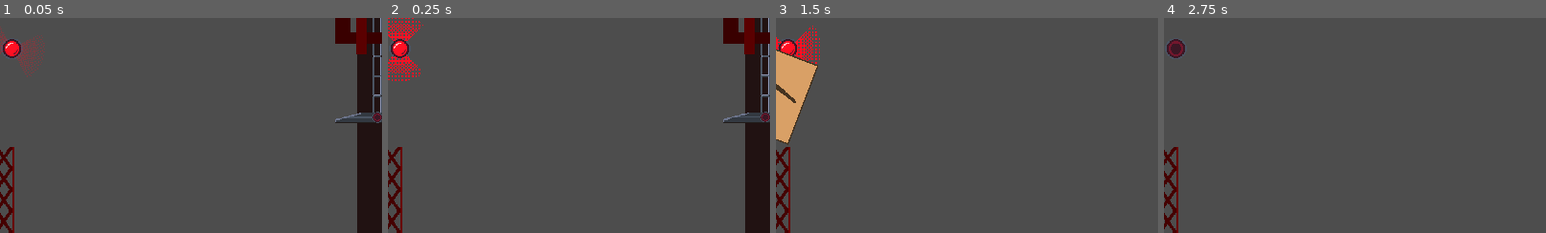
Above: before the commit, frames 1-4 (left to right).
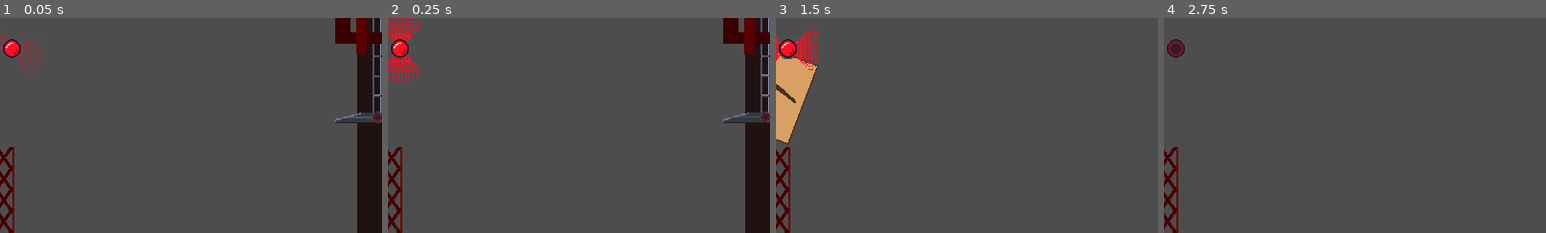
Above: after the commit, the same moments.

Repository: nanodeath/tippy-towers
Game: Godot game, scene res://game.tscn
The game is run twice, just before and just after one commit, with the same random seed, the same clock (stepped at 60 frames per second) and the same inputs. The engine's default icon, where the game draws it, is replaced by a stand-in: a white triangle on a blue panel in a dark square.
Inputs:
- Up to frame 1 (0.05 s): no input
- Up to frame 2 (0.25 s): no input
- Up to frame 3 (1.5 s): hold D (move_right) 0.53-1.28 s; tap Space (toggle_magnet) at 0.6, 1.35 s; hold S (move_down) from 1.28 s (still down)
- Up to frame 4 (2.75 s): release S (move_down) at 2.03 s; hold D (move_right) from 2.03 s (still down); tap Space (toggle_magnet) at 2.1 s
The pictures show only the part of the screen within x 0-50%, y 6-56%; the shares and areas given below are measured in that part.

The runs differ from the first frame. In frame 1, less than 0.1% of the frame differs, in the area x 4-5%, y 14-16%; in frame 2, less than 0.1%; in frame 3, 0.2%, in the area x 0-11%, y 14-25%; in frame 4, nothing differs.

Commit message:
Reparent chute light to chute.

Diff:
--- a/tippy-towers/game.tscn
+++ b/tippy-towers/game.tscn
@@ -44,15 +44,6 @@
 
 [sub_resource type="PhysicsMaterial" id="PhysicsMaterial_8u318"]
 friction = 0.1
-
-[sub_resource type="RectangleShape2D" id="RectangleShape2D_xbqhh"]
-size = Vector2(350, 100)
-
-[sub_resource type="RectangleShape2D" id="RectangleShape2D_x3he1"]
-size = Vector2(384, 32)
-
-[sub_resource type="RectangleShape2D" id="RectangleShape2D_0467r"]
-size = Vector2(10000, 500)
 
 [sub_resource type="AtlasTexture" id="AtlasTexture_ulv85"]
 atlas = ExtResource("29_diou1")
@@ -81,6 +72,21 @@
 "speed": 5.0
 }]
 
+[sub_resource type="Animation" id="Animation_4cwph"]
+length = 0.001
+tracks/0/type = "value"
+tracks/0/imported = false
+tracks/0/enabled = true
+tracks/0/path = NodePath("Brightness:rotation")
+tracks/0/interp = 1
+tracks/0/loop_wrap = true
+tracks/0/keys = {
+"times": PackedFloat32Array(0),
+"transitions": PackedFloat32Array(1),
+"update": 0,
+"values": [0.0]
+}
+
 [sub_resource type="Animation" id="Animation_0j4yf"]
 resource_name = "spin"
 loop_mode = 1
@@ -97,26 +103,20 @@
 "values": [0.0, 3.14159, 6.28319]
 }
 
-[sub_resource type="Animation" id="Animation_4cwph"]
-length = 0.001
-tracks/0/type = "value"
-tracks/0/imported = false
-tracks/0/enabled = true
-tracks/0/path = NodePath("Brightness:rotation")
-tracks/0/interp = 1
-tracks/0/loop_wrap = true
-tracks/0/keys = {
-"times": PackedFloat32Array(0),
-"transitions": PackedFloat32Array(1),
-"update": 0,
-"values": [0.0]
-}
-
 [sub_resource type="AnimationLibrary" id="AnimationLibrary_gfcw5"]
 _data = {
 "RESET": SubResource("Animation_4cwph"),
 "spin": SubResource("Animation_0j4yf")
 }
+
+[sub_resource type="RectangleShape2D" id="RectangleShape2D_xbqhh"]
+size = Vector2(350, 100)
+
+[sub_resource type="RectangleShape2D" id="RectangleShape2D_x3he1"]
+size = Vector2(384, 32)
+
+[sub_resource type="RectangleShape2D" id="RectangleShape2D_0467r"]
+size = Vector2(10000, 500)
 
 [node name="Game" type="Node2D"]
 script = ExtResource("1_7hxrq")
@@ -417,6 +417,22 @@
 [node name="Chute" type="StaticBody2D" parent="Camera2D"]
 physics_material_override = SubResource("PhysicsMaterial_8u318")
 script = ExtResource("22_rjeew")
+
+[node name="ChuteStatusLight" type="AnimatedSprite2D" parent="Camera2D/Chute"]
+unique_name_in_owner = true
+position = Vector2(-558, -236)
+sprite_frames = SubResource("SpriteFrames_yhwqa")
+animation = &"on"
+script = ExtResource("30_fyiyi")
+
+[node name="Brightness" type="Sprite2D" parent="Camera2D/Chute/ChuteStatusLight"]
+texture = ExtResource("30_sx8h4")
+
+[node name="AnimationPlayer" type="AnimationPlayer" parent="Camera2D/Chute/ChuteStatusLight"]
+libraries = {
+"": SubResource("AnimationLibrary_gfcw5")
+}
+autoplay = "spin"
 
 [node name="CollisionShape2D2" type="CollisionShape2D" parent="Camera2D/Chute"]
 position = Vector2(-737, -144)
@@ -507,19 +523,3 @@
 [node name="JunkFreezer" type="Node" parent="."]
 unique_name_in_owner = true
 script = ExtResource("22_jykiw")
-
-[node name="ChuteStatusLight" type="AnimatedSprite2D" parent="."]
-unique_name_in_owner = true
-position = Vector2(18, 88)
-sprite_frames = SubResource("SpriteFrames_yhwqa")
-animation = &"on"
-script = ExtResource("30_fyiyi")
-
-[node name="Brightness" type="Sprite2D" parent="ChuteStatusLight"]
-texture = ExtResource("30_sx8h4")
-
-[node name="AnimationPlayer" type="AnimationPlayer" parent="ChuteStatusLight"]
-libraries = {
-"": SubResource("AnimationLibrary_gfcw5")
-}
-autoplay = "spin"
Not shown: 2 places in tippy-towers/game.tscn that only renumber resources
Not shown: 1 places in tippy-towers/scenes/junk/box_triangle_64_64.tscn that only renumber resources
